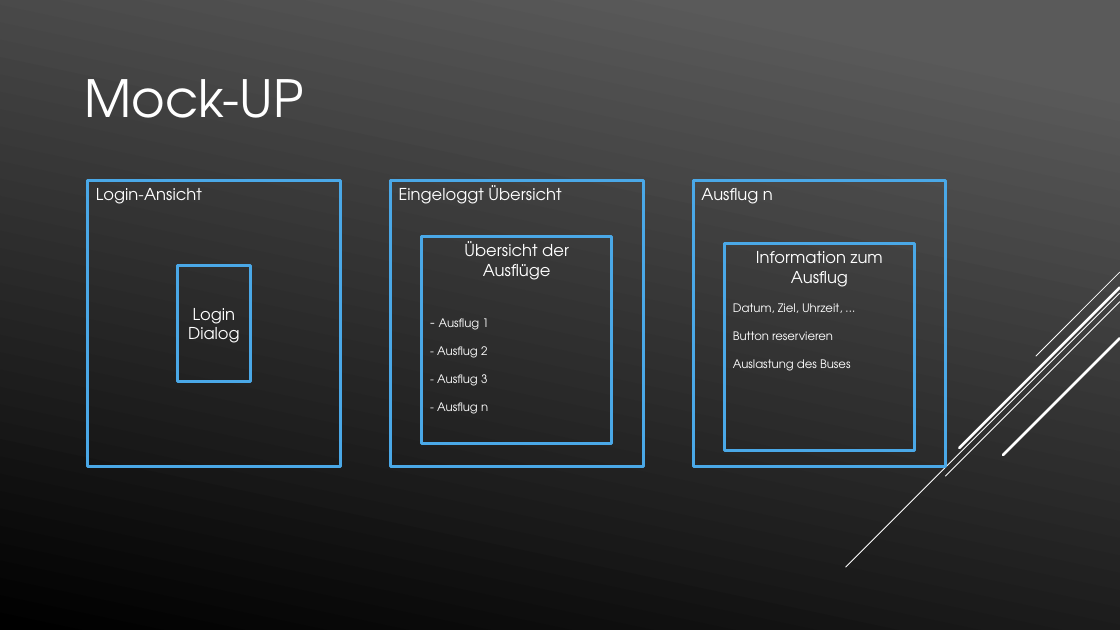
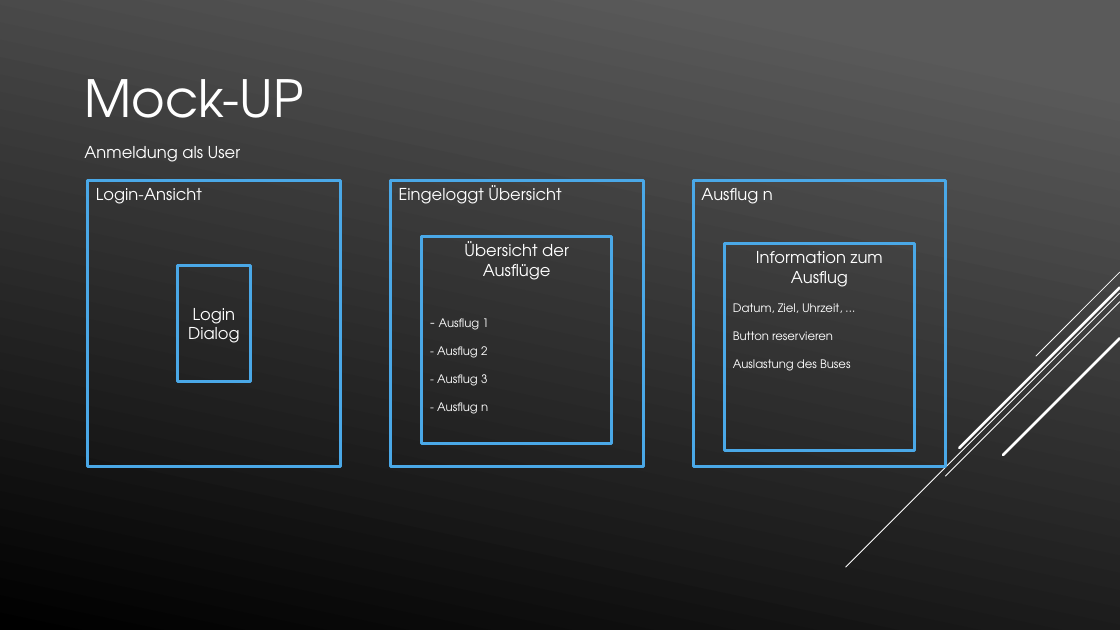
Before and after one commit to xamsemi/Advanced-Programing, a slide deck: slide 6 of Busreservierungssystem für Vereinsfahrten3_2.pptx (slide 5 before the commit). Drawn at 1120x630 pixels with LibreOffice and Linux fonts; fonts in the diff are those of the drawing. Boxes give left, top, right and bottom in pixels: in the first picture for what was removed or moved away, otherwise in the second. Text is boxed around its words. In the diff, an @@ line names an element or a change of style, - is before the commit and + after.

```diff
--- a/Busreservierungssystem für Vereinsfahrten3_2.pptx
+++ b/Busreservierungssystem für Vereinsfahrten3_2.pptx
@@ text added at <box>84,146,241,162</box>, 14 pt, text #FFFFFF @@
+Anmeldung als User
```
Also in this commit, not shown: 3 other slides changed, 2 slides added, 2 other files.
